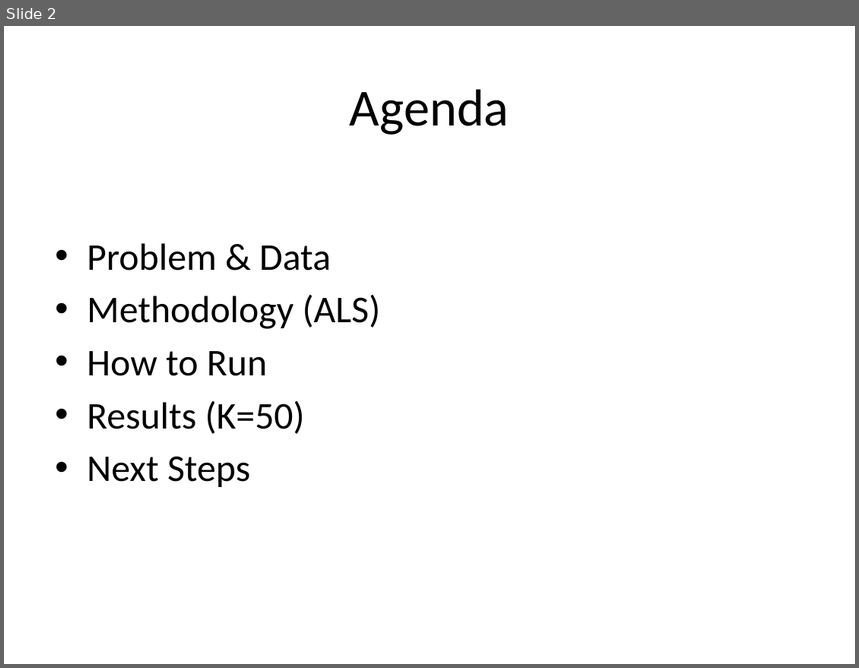
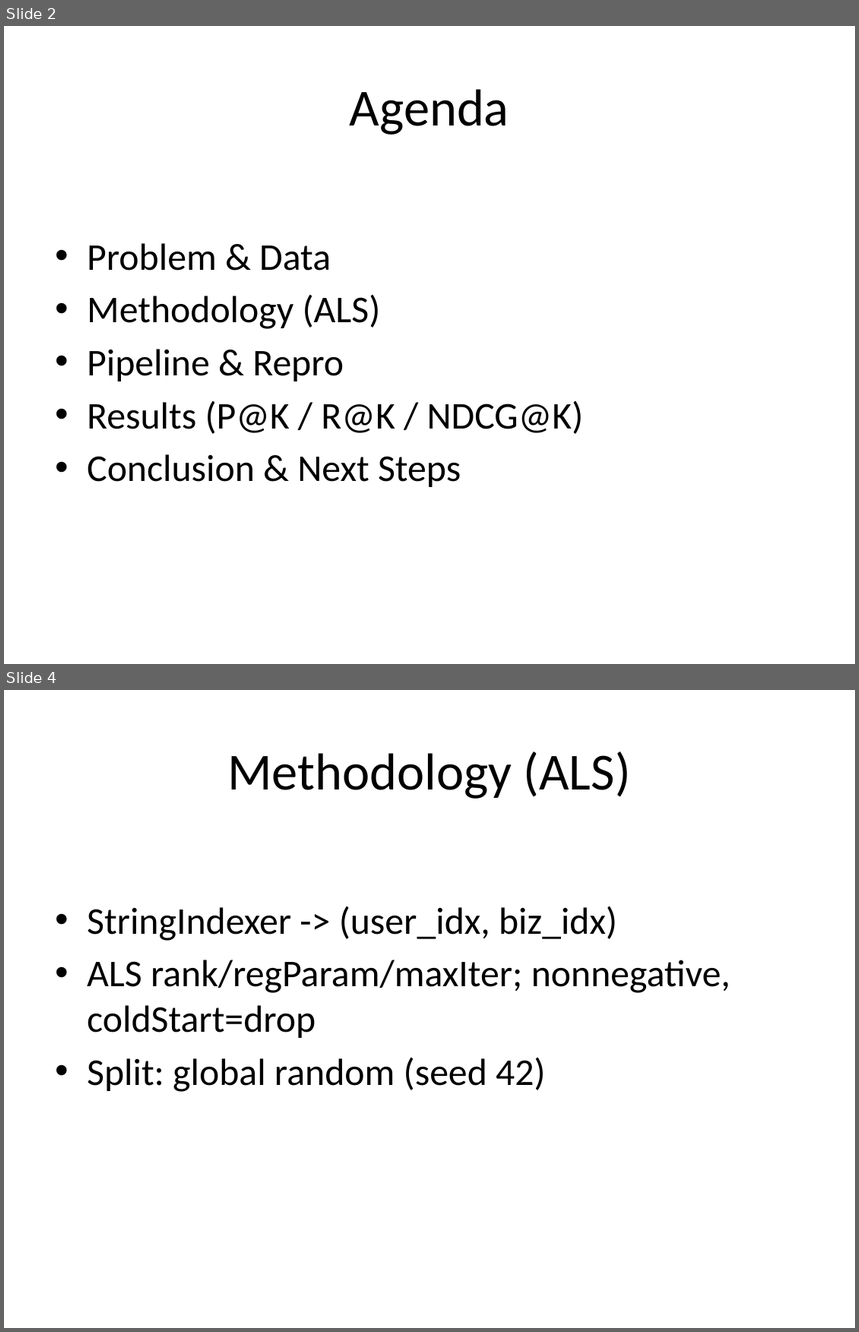
Before and after one commit to MET-CS-777/cs777-final-project-sri99-svg, a slide deck: SLIDES.pptx. Shown one above the other, each under a label of ours: slide 2 before the commit, slides 2 and 4 after it; the slides between them are not shown. The pictures are 859x668 and 859x1332 pixels, drawn with LibreOffice and Linux fonts; fonts in the diff are those of the drawing. Boxes give left, top, right and bottom in pixels: in the first picture for what was removed or moved away, otherwise in the second. Text is boxed around its words. In the diff, an @@ line names an element or a change of style, - is before the commit and + after.

```diff
--- a/SLIDES.pptx
+++ b/SLIDES.pptx
@@ slide 4 added at box(4, 690, 855, 1328), background #FFFFFF @@
@@ title added at box(227, 752, 631, 799), 44 pt, text #000000 @@
+Methodology (ALS)
@@ text added at box(87, 907, 731, 1092), 32 pt, text #000000 @@
+• StringIndexer -> (user_idx, biz_idx)
+• ALS rank/regParam/maxIter; nonnegative, coldStart=drop
+• Split: global random (seed 42)
@@ slide 2 changed as well @@
@@ text at box(87, 349, 584, 487): text changed @@
-• How to Run
-• Results (K=50)
-• Next Steps
+• Pipeline & Repro
+• Results (P@K / R@K / NDCG@K)
+• Conclusion & Next Steps
```
Also in this commit, not shown: 3 other slides changed, 3 other slides added, 1 slide removed, 2 other files.
